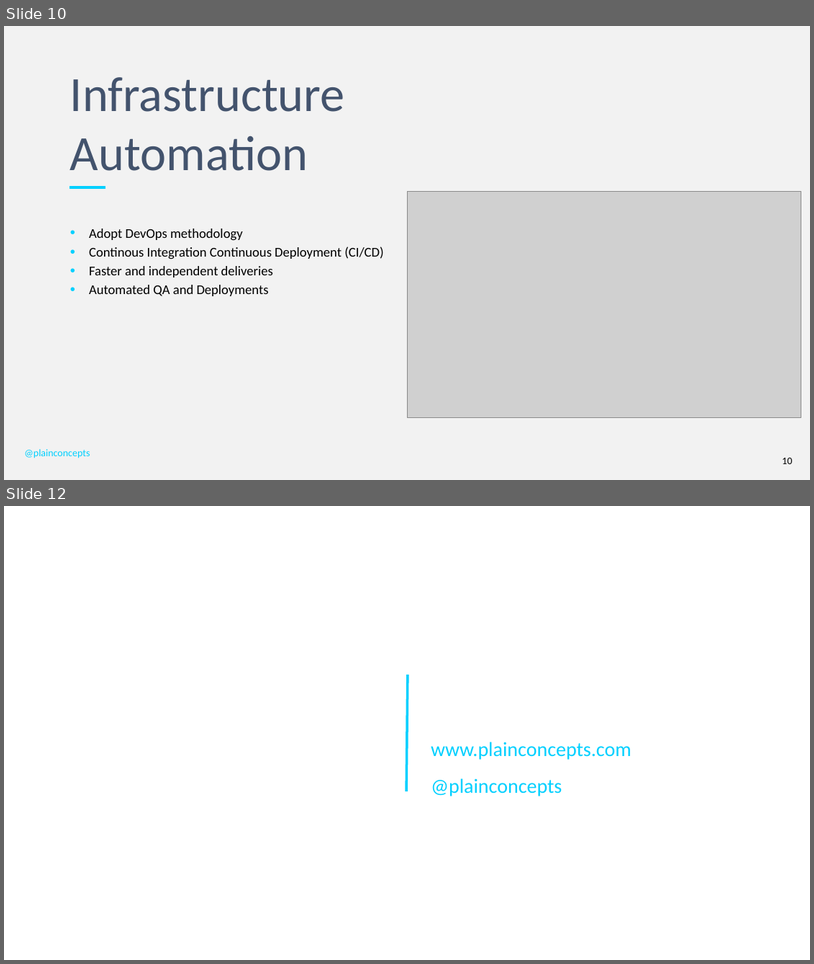
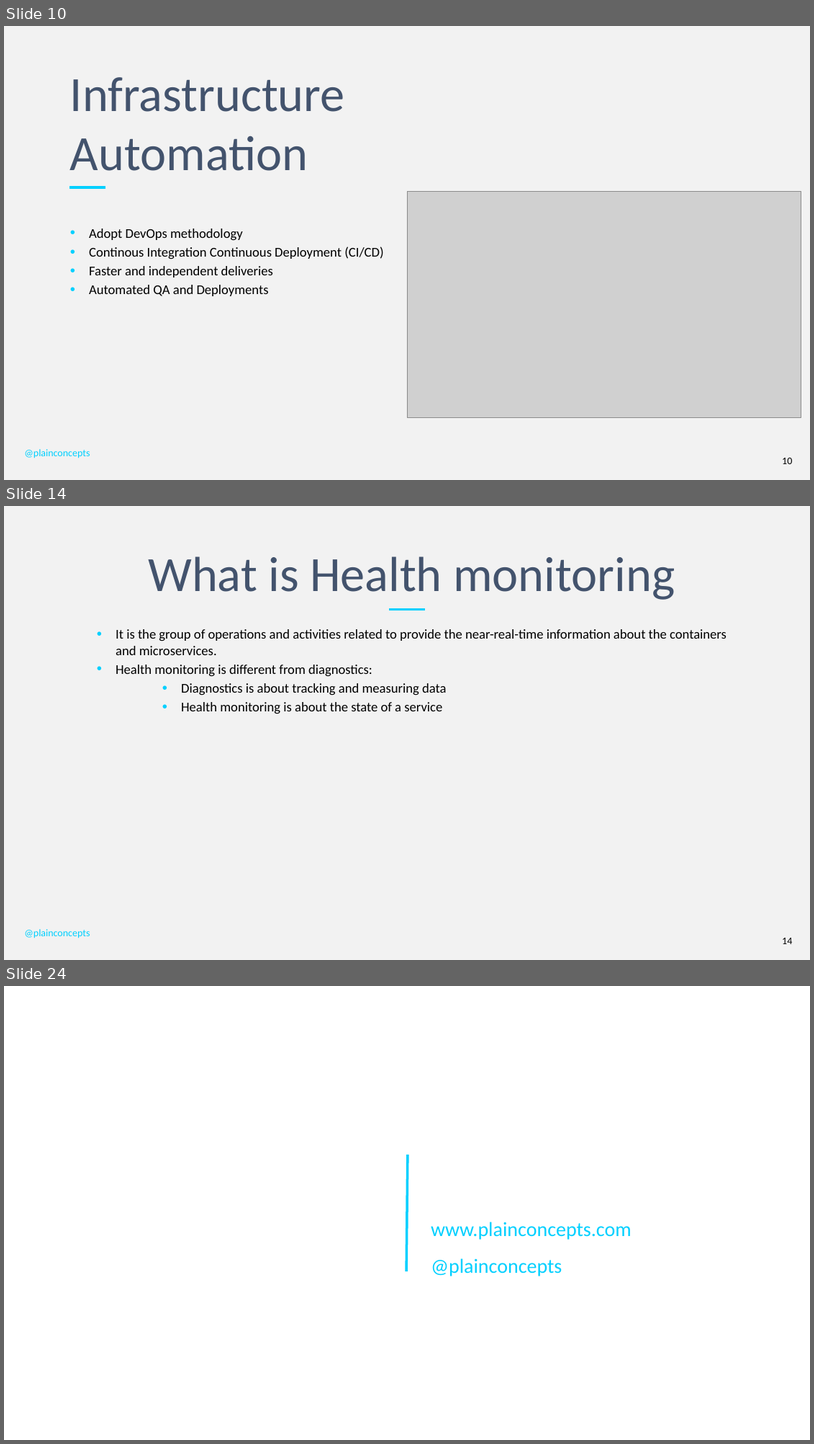
Before and after one commit to PlainConcepts/NetCore-Docker-Workshop, a slide deck: Docu/BestPractices&Antipatterns.pptx. Shown one above the other, each under a label of ours: slides 10 and 12 before the commit, slides 10, 14 and 24 after it; the slides between them are not shown. The pictures are 814x964 and 814x1444 pixels, drawn with LibreOffice and Linux fonts; fonts in the diff are those of the drawing; grey boxes stand for pictures; background and template pictures are left out. Boxes give left, top, right and bottom in pixels: in the first picture for what was removed or moved away, otherwise in the second. Text is boxed around its words. In the diff, an @@ line names an element or a change of style, - is before the commit and + after.

Commit message:
Add Health Checks to the second day ppts

```diff
--- a/Docu/BestPractices&Antipatterns.pptx
+++ b/Docu/BestPractices&Antipatterns.pptx
@@ slide 14 added at <box>4,506,810,960</box>, background #F2F2F2 @@
@@ title added at <box>148,556,675,600</box>, 58.7 pt, text #43536D @@
+What is Health monitoring
@@ line added from (389, 610) to (425, 610), #00D0FF 3 pt @@
@@ text added at <box>116,629,727,714</box>, 16 pt, text #000000 @@
+• It is the group of operations and activities related to provide the near-real-time information about the containers and microservices.
+• Health monitoring is different from diagnostics:
+  • Diagnostics is about tracking and measuring data
+  • Health monitoring is about the state of a service
@@ text added at <box>24,929,90,938</box>, 12 pt, text #00D0FF @@
+@plainconcepts
@@ page number added at <box>782,937,792,944</box>, 12 pt, text #000000 @@
+14
@@ what was slide 12 is now slide 24 @@
```
Also in this commit, not shown: 4 slides changed, 12 other slides added, 1 slide removed.
